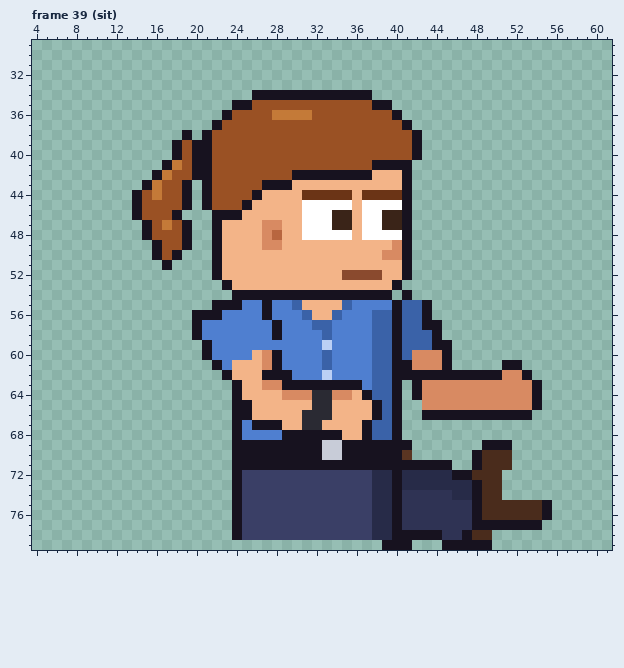
One commit to this pixel-art file: sprites/custom/custom_intern_ponytail_right_anim.aseprite. Above is the file before it was changed.
64x80 pixels, 129 frames. Shown: frame 39 (sit): x 4..61, y 29..79. The commit also changed other frames, which this record leaves out.
And afterwards:
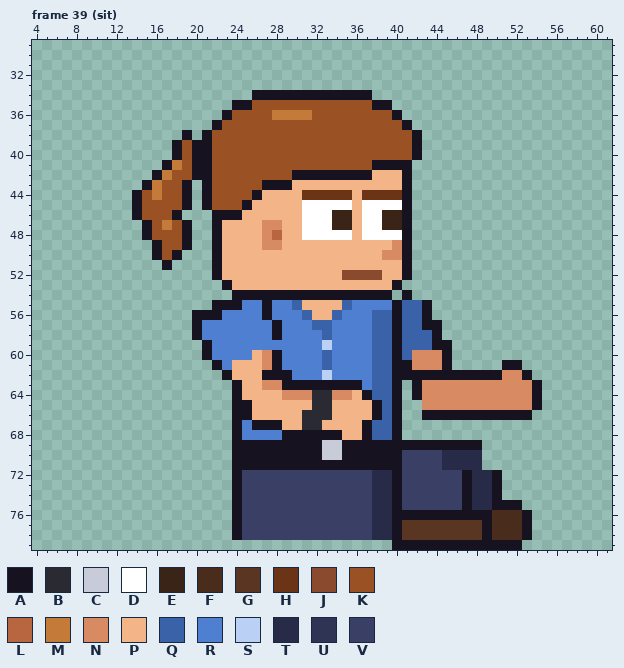
Palette (. is transparent): A #17121f  B #2a2a33  C #c8ccd8  D #ffffff  E #3a2418  F #4a2c1c  G #5a3522  H #6b3416  J #8a4a2e  K #9a5124  L #b8663f  M #c47a38  N #d88a62  P #f3b488  Q #3a62a8  R #4f7fd0  S #bbd0f5  T #272b48  U #2f3354  V #3a3f66
What changed:
{"where": "frame 39 (sit), layers \"Pants\", \"Shoes\""}
{"frame":39,"y":69,"x":42,"old":".......AAA","new":"AAAAAAA..."}
{"frame":39,"y":70,"x":41,"old":"G......AFFF","new":"VVVVTTTT..."}
{"frame":39,"y":71,"x":41,"old":"AAAAA..AFFF","new":"VVVVTTTT..."}
{"frame":39,"y":72,"x":41,"old":"TTTTTA","new":"VVVVVV"}
{"frame":39,"y":72,"x":48,"old":"FFF","new":"TTA"}
{"frame":39,"y":73,"x":41,"old":"TTTTTTTAFF","new":"VVVVVVATTA"}
{"frame":39,"y":74,"x":41,"old":"UUUUUTTAFF","new":"VVVVVVATTA"}
{"frame":39,"y":75,"x":41,"old":"UUUUUUUAFFFFFFA","new":"VVVVVVATTAAA..."}
{"frame":39,"y":76,"x":41,"old":"UUUUUUU","new":"AAAAAAA"}
{"frame":39,"y":76,"x":49,"old":"F","new":"A"}
{"frame":39,"y":76,"x":53,"old":"FFA","new":"A.."}
{"frame":39,"y":77,"x":41,"old":"UUUUUUUA","new":"GGGGGGGG"}
{"frame":39,"y":77,"x":50,"old":"AAA","new":"FFF"}
{"frame":39,"y":77,"x":54,"old":"A","new":"."}
{"frame":39,"y":78,"x":41,"old":"AAAAUUAFF....","new":"GGGGGGGGAFFFA"}
{"frame":39,"y":79,"x":39,"old":"A","new":"."}
{"frame":39,"y":79,"x":42,"old":"...","new":"AAA"}
{"frame":39,"y":79,"x":50,"old":"...","new":"AAA"}
